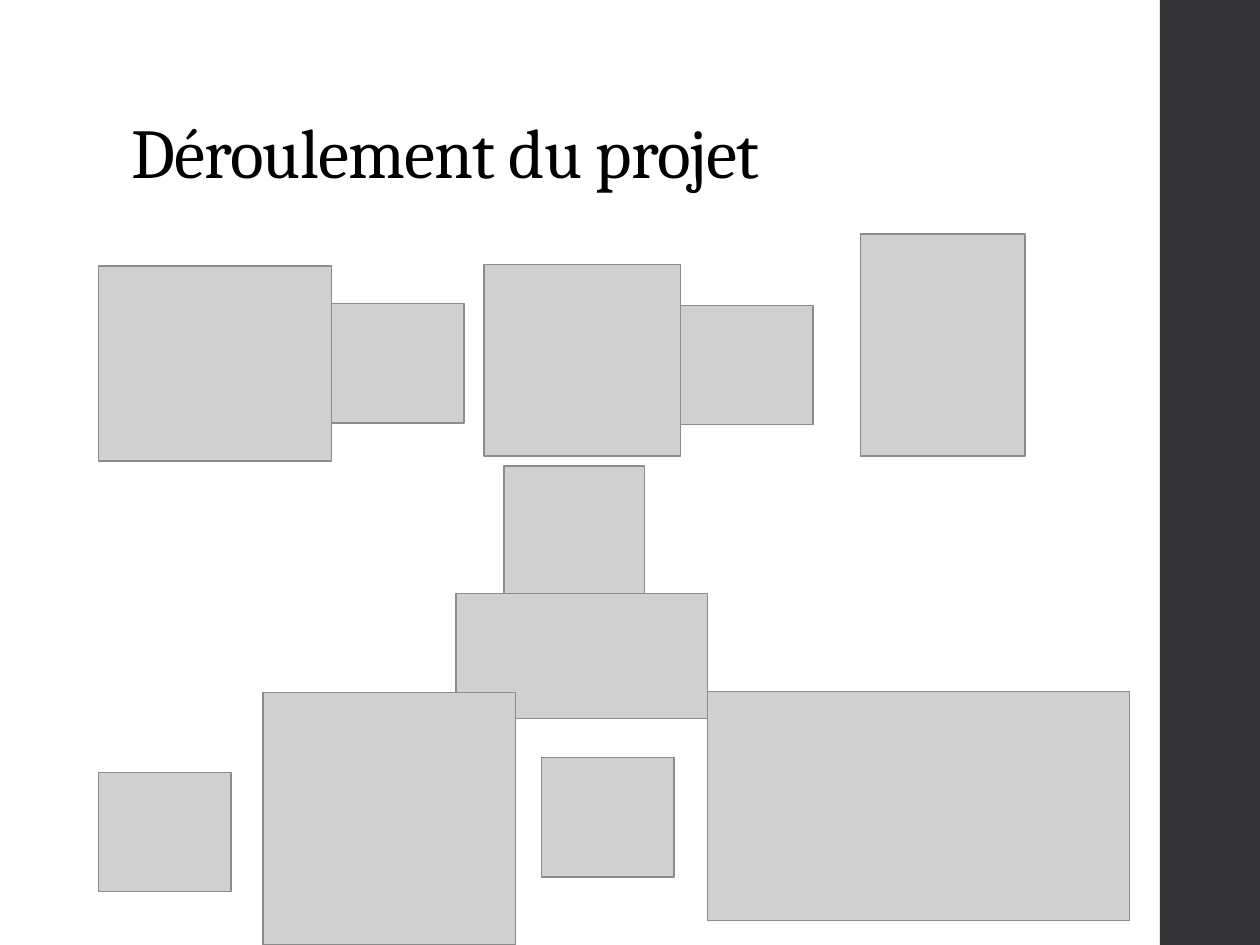
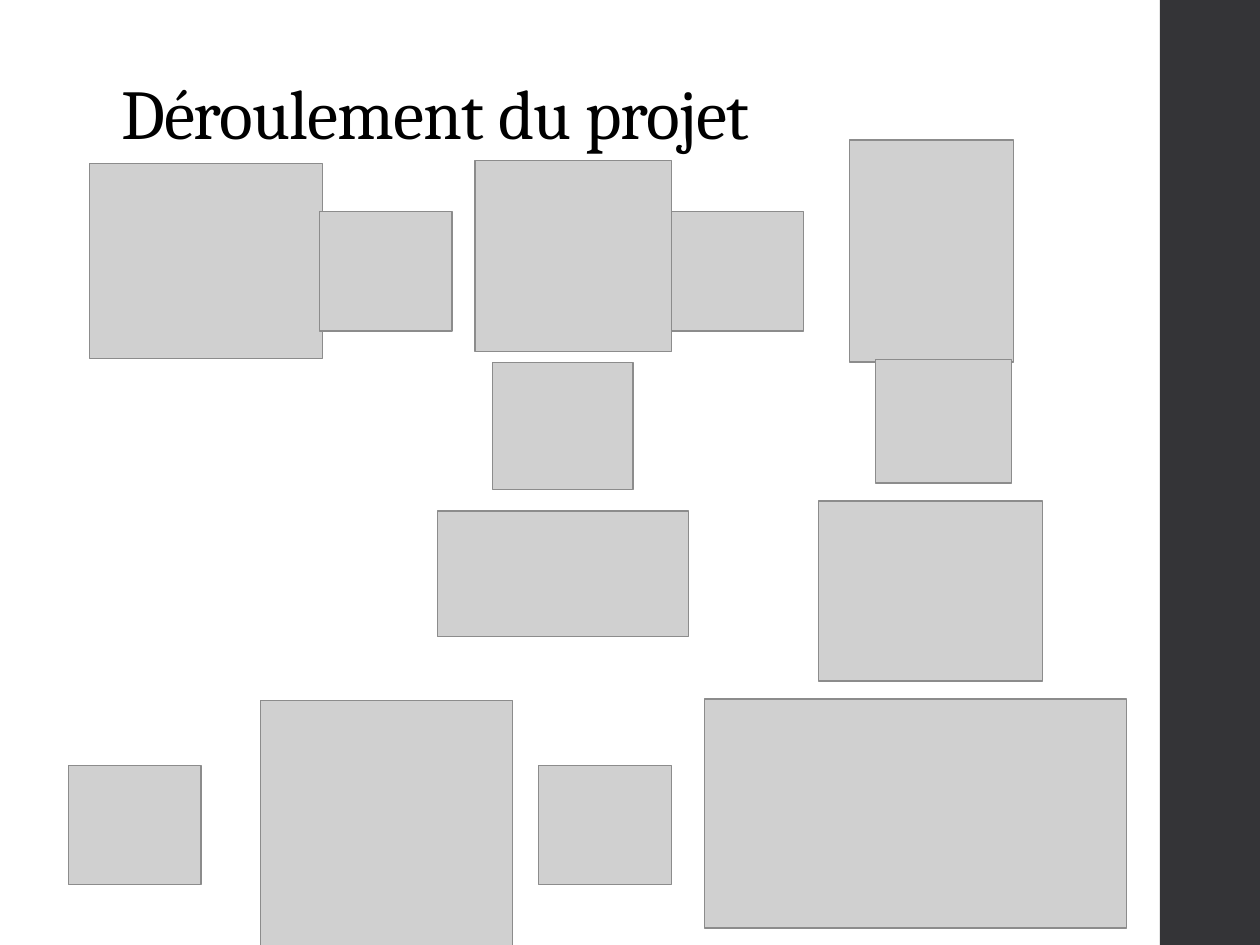
Before and after one commit to qwertyuu/Projet_fin_etudes_2016-2017, a slide deck: slide 19 of Gestion de projet/Présentations/PowerPoint.pptx. Drawn at 1260x945 pixels with LibreOffice and Linux fonts; fonts in the diff are those of the drawing; grey boxes stand for pictures. Boxes give left, top, right and bottom in pixels: in the first picture for what was removed or moved away, otherwise in the second. Text is boxed around its words. In the diff, an @@ line names an element or a change of style, - is before the commit and + after.

```diff
--- a/Gestion de projet/Présentations/PowerPoint.pptx
+++ b/Gestion de projet/Présentations/PowerPoint.pptx
@@ title "Déroulement du projet": place and size @@
-title "Déroulement du projet" at <box>132,129,760,193</box>
+title "Déroulement du projet" at <box>121,90,749,154</box>
@@ picture: place and size @@
-picture at <box>861,234,1024,456</box>
+picture at <box>849,140,1013,362</box>
@@ picture: place and size @@
-picture at <box>98,266,331,461</box>
+picture at <box>89,164,323,359</box>
@@ picture: place and size @@
-picture at <box>484,265,680,456</box>
+picture at <box>475,160,672,352</box>
@@ picture: place and size @@
-picture at <box>331,304,464,423</box>
+picture at <box>320,212,452,331</box>
@@ picture: place and size @@
-picture at <box>680,305,813,425</box>
+picture at <box>672,212,804,331</box>
@@ picture added at <box>876,359,1012,483</box> @@
@@ picture: place and size @@
-picture at <box>504,466,644,593</box>
+picture at <box>493,362,633,489</box>
@@ picture added at <box>819,501,1043,682</box> @@
@@ picture: place and size @@
-picture at <box>456,593,707,719</box>
+picture at <box>437,512,688,638</box>
@@ picture: place and size @@
-picture at <box>263,693,515,945</box>
+picture at <box>261,701,513,945</box>
@@ picture: place and size @@
-picture at <box>707,692,1129,921</box>
+picture at <box>704,699,1126,929</box>
@@ picture: place and size @@
-picture at <box>98,772,231,892</box>
+picture at <box>68,765,200,885</box>
@@ picture: place and size @@
-picture at <box>542,757,674,877</box>
+picture at <box>538,765,670,885</box>
```
Also in this commit, not shown: 1 slide added, 7 other files.
